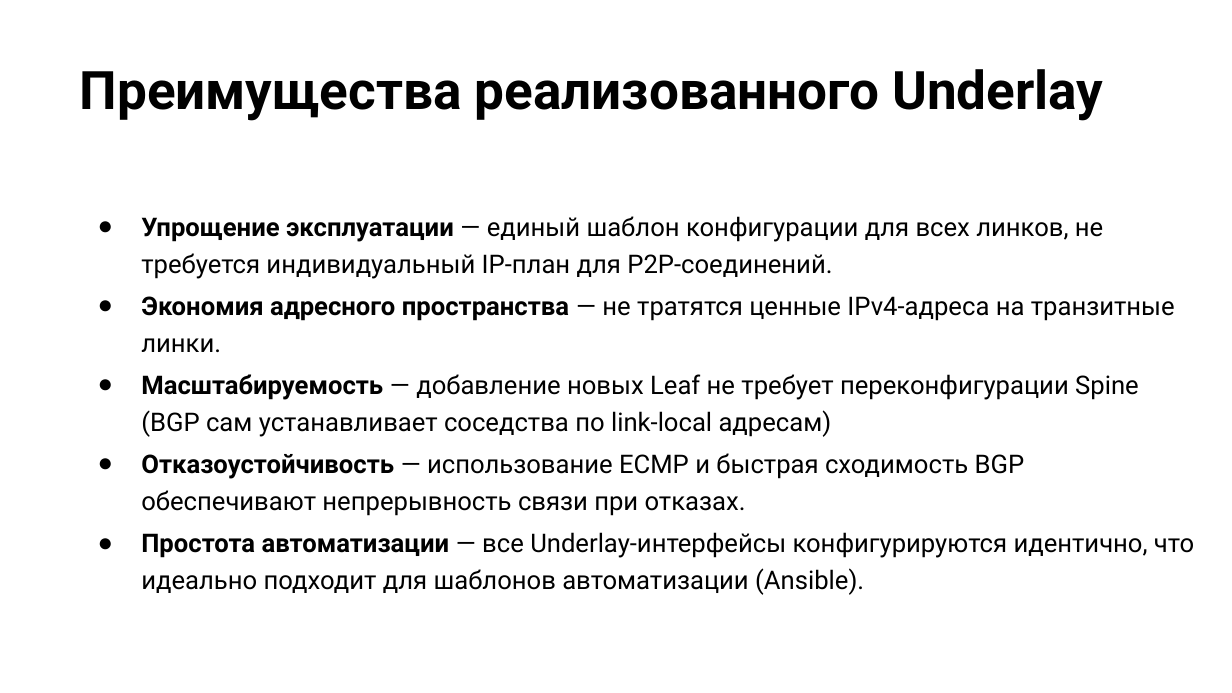
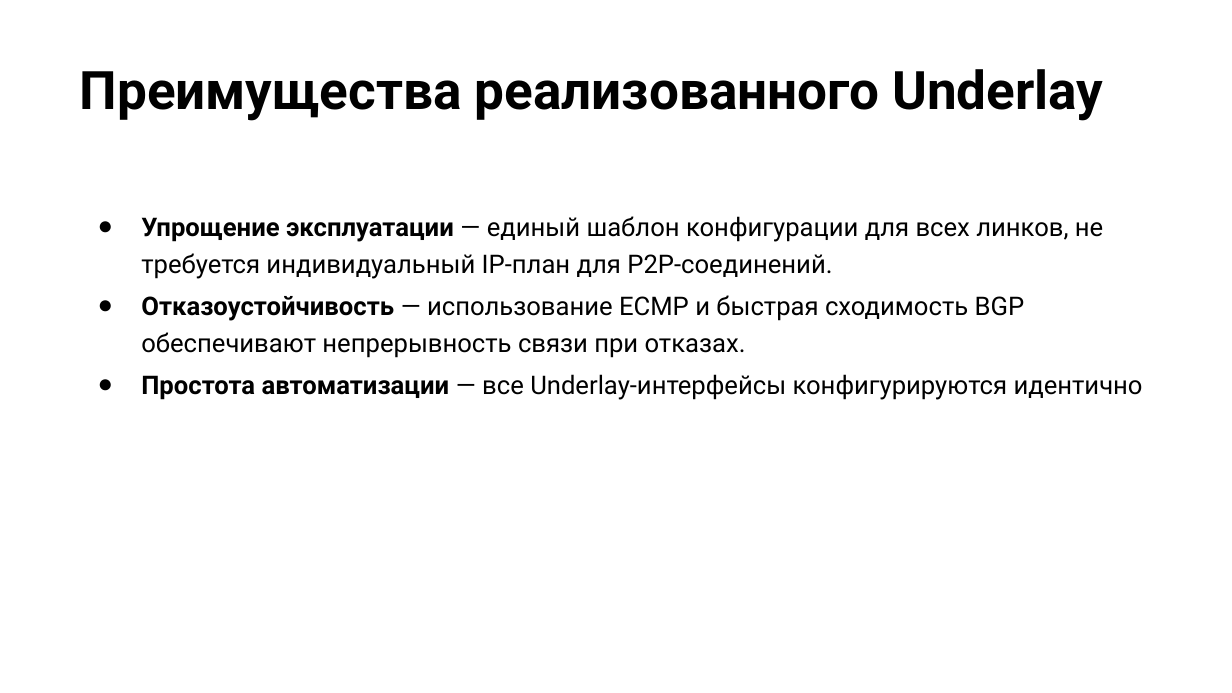
Before and after one commit to Danilovich89/otus_DC_design, a slide deck: slide 8 of lab_09_Solovyev_project/презентация.pptx. Drawn at 1232x693 pixels with LibreOffice and Linux fonts; fonts in the diff are those of the drawing; background and template pictures are left out. Boxes give left, top, right and bottom in pixels: in the first picture for what was removed or moved away, otherwise in the second. Text is boxed around its words. In the diff, an @@ line names an element or a change of style, - is before the commit and + after.

```diff
--- a/lab_09_Solovyev_project/презентация.pptx
+++ b/lab_09_Solovyev_project/презентация.pptx
@@ text at [141,296,1175,437]: paragraphs removed @@
-● Экономия адресного пространства — не тратятся ценные IPv4-адреса на транзитные линки.
-● Масштабируемость — добавление новых Leaf не требует переконфигурации Spine (BGP сам устанавливает соседства по link-local адресам)
@@ text at [141,374,1143,400]: text changed @@
-● Простота автоматизации — все Underlay-интерфейсы конфигурируются идентично, что идеально подходит для шаблонов автоматизации (Ansible).
+● Простота автоматизации — все Underlay-интерфейсы конфигурируются идентично
```
Also in this commit, not shown: 7 other slides changed, 2 slides added, 1 slide removed.
